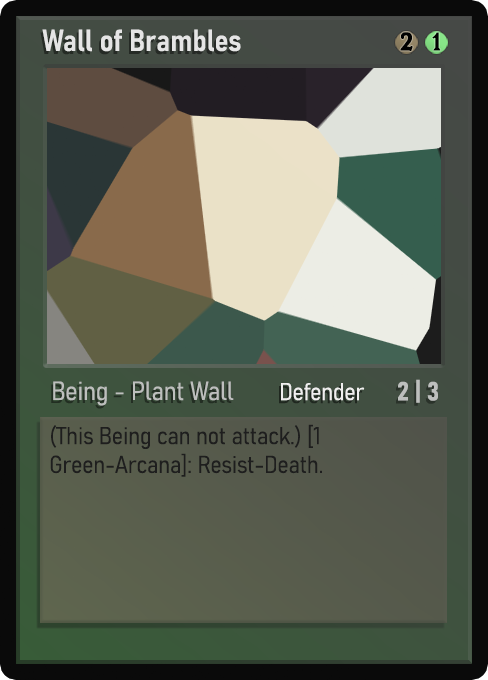
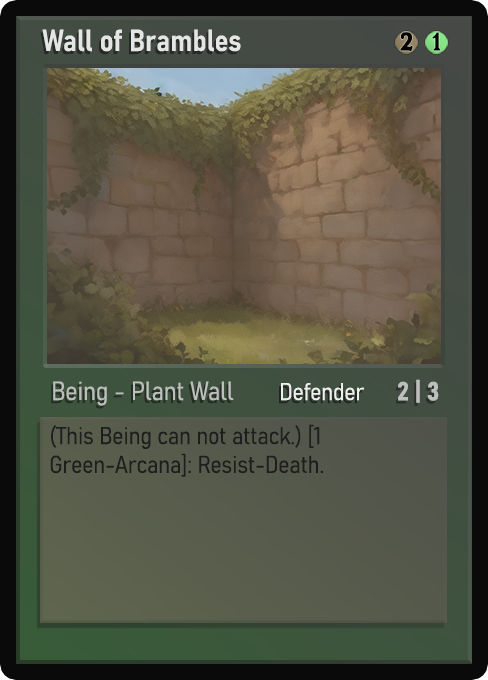
The second (488, 680) image is a revision of the first. Changes to its layers:
painted on "Name" over [64, 29, 241, 52]
painted on "AtkDef" over [398, 381, 439, 401]
painted on "Class" over [53, 381, 219, 405]
painted on "Ability" over [289, 383, 354, 401]
painted on "Desc_norm" over [51, 424, 323, 474]
painted on "Artwork" over [47, 68, 441, 364]
